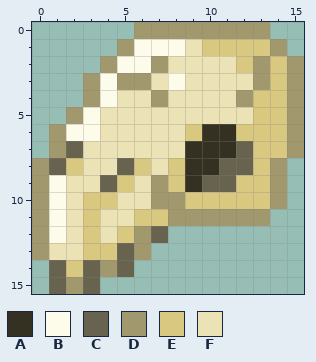
Pixel-art sprite: data/skull5.png. The picture above is the old version.
The file is 16x16 pixels. Colours within 5 levels of each other are drawn and written as one.
Palette (. is transparent): A #353122  B #fdfcea  C #67634f  D #a1986d  E #d9c880  F #ebe2b5
Pixels before, first column x 0:
 0 ......DDDDDDDD..
 1 .....DBBBFEEEED.
 2 ....DBBDFFFFEDED
 3 ...DBDDFBFFFFDED
 4 ...DBFFDFFFFDEED
 5 ..DBFFFFFFFFFEED
 6 .DBBFFFFFEAAEEED
 7 .DCFFFFFFAAACEED
 8 DCEFFCEFEAACCED.
 9 DBFFCEFDEACCEED.
10 DBFEEFFDDEEEEED.
11 DBFEFFEEDDDDDD..
12 DBFEFEDC........
13 DFFEECD.........
14 .CECDC..........
15 .CDC............
New version:
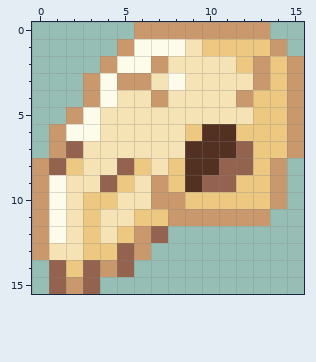
What changed:
Colour A changes from #353122 to #523122.
Colour C changes from #67634f to #94634f.
Colour D changes from #a1986d to #c9986d.
Colour E changes from #d9c880 to #ecc880.
Colour F changes from #ebe2b5 to #f5e2b5.
